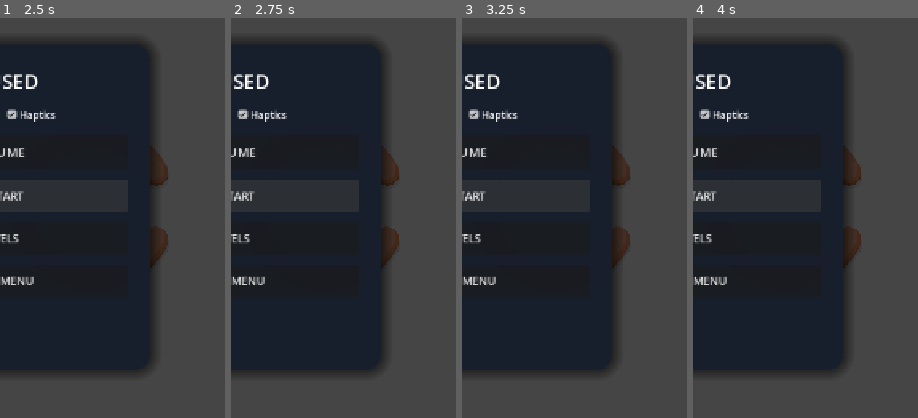
Above: before the commit, frames 1-4 (left to right).
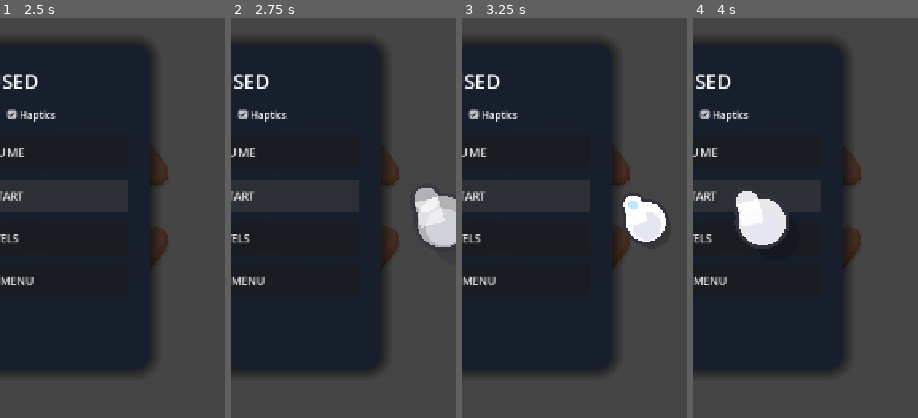
Above: after the commit, the same moments.

Repository: Rushabh9033/RotateRings
Game: Godot game, scene res://scenes/Main.tscn
The game is run twice, just before and just after one commit, with the same random seed, the same clock (stepped at 60 frames per second) and the same inputs.
Inputs:
- Up to frame 1 (2.5 s): click "PLAY" at 0.5 s; click "⚙" at 1.25 s; click "RESTART" at 2 s
- Up to frame 2 (2.75 s): no input
- Up to frame 3 (3.25 s): click "RESTART" at 2.75 s
- Up to frame 4 (4 s): click "RESTART" at 3.5 s
The pictures show only the part of the screen within x 50-100%, y 26-76%; the shares and areas given below are measured in that part.

Frame 1 is identical in both runs. In frame 2, 2.2% of the frame differs, in the area x 81-100%, y 42-58%; in frame 3, 1.6%; in frame 4, 2.6%, in the area x 18-43%, y 43-58%.
Error before the commit: Invalid call to function 'get' in base 'Resource (GapDefinition)'. Expected 1 argument(s). (res://gameplay/puzzle_rules.gd:82)

Commit message:
fix(core): fix gap get method crash and safeguard frame layout margins

Diff:
--- a/gameplay/puzzle_rules.gd
+++ b/gameplay/puzzle_rules.gd
@@ -79,7 +79,7 @@
 
 				var is_cleared := false
 				for gap in piece.gaps:
-					var gap_world_angle := fposmod(target_rotation_degrees + gap.get("angle_deg", 0.0), 360.0)
+					var gap_world_angle := fposmod(target_rotation_degrees + gap.center_angle_deg, 360.0)
 					if abs(angle_difference(deg_to_rad(angle_on_piece_deg), deg_to_rad(gap_world_angle))) <= deg_to_rad(link.def.clearance_tolerance_deg):
 						is_cleared = true
 						break
--- a/scenes/gameplay/GameplayScreen.gd
+++ b/scenes/gameplay/GameplayScreen.gd
@@ -103,12 +103,16 @@
 	# Use global layout bounds for TopHUD
 	var safe_margin_top = 200.0
 	if is_instance_valid(top_hud) and top_hud.size.y > 0:
-		safe_margin_top = top_hud.global_position.y + top_hud.size.y + 40.0
+		var top_bottom = top_hud.global_position.y + top_hud.size.y
+		if top_bottom > 10.0:
+			safe_margin_top = top_bottom + 40.0
 
 	# Use global layout bounds for BottomHUD
 	var safe_margin_bottom = 160.0
 	if is_instance_valid(bottom_hud) and bottom_hud.size.y > 0:
-		safe_margin_bottom = viewport_size.y - bottom_hud.global_position.y + 40.0
+		var bot_y = bottom_hud.global_position.y
+		if bot_y > 10.0:
+			safe_margin_bottom = viewport_size.y - bot_y + 40.0
 
 	var safe_margin_x = 40.0
 
